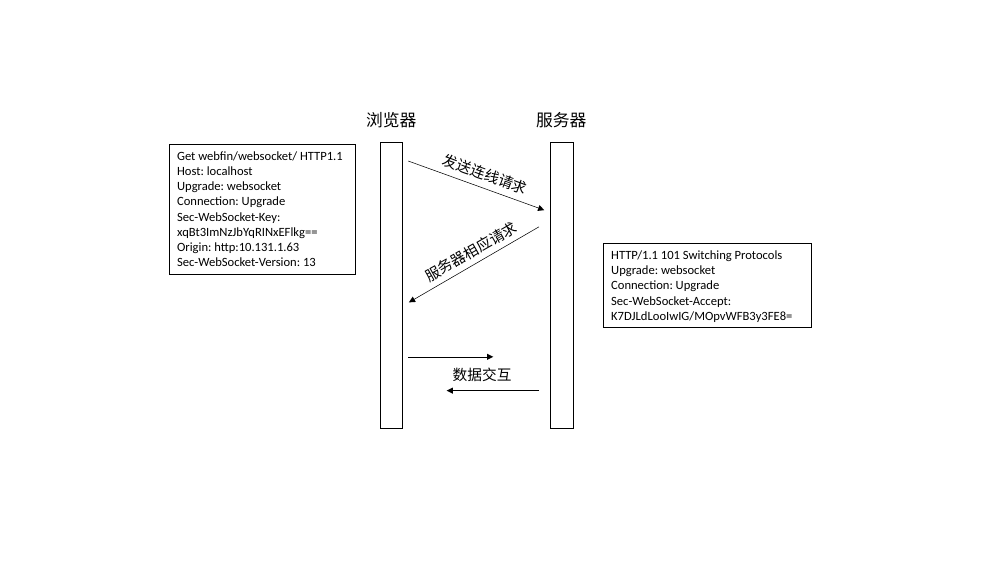
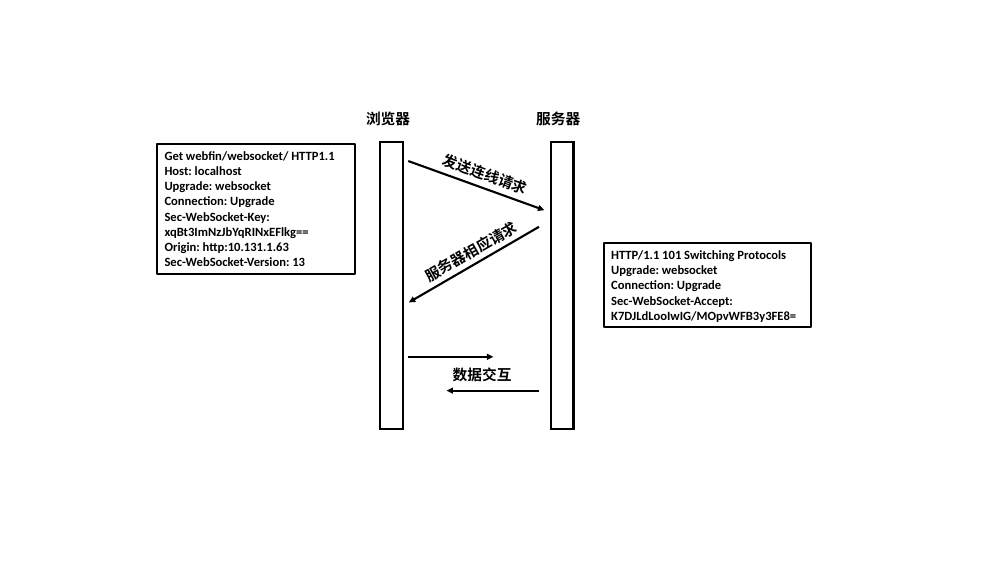
Before and after one commit to liuwu0225/Graduation-Thesis, a slide deck: slide 2 of 图/第二章-相关技术/第三章.pptx. Drawn at 1008x567 pixels with LibreOffice and Linux fonts; fonts in the diff are those of the drawing. Boxes give left, top, right and bottom in pixels: in the first picture for what was removed or moved away, otherwise in the second. Text is boxed around its words. In the diff, an @@ line names an element or a change of style, - is before the commit and + after.

```diff
--- a/图/第二章-相关技术/第三章.pptx
+++ b/图/第二章-相关技术/第三章.pptx
@@ text "浏览器" at [366, 109, 410, 128]: size 16 to 14 pt, bold on @@
@@ text "服务器" at [536, 109, 580, 128]: size 16 to 14 pt, bold on @@
@@ rectangle "Get webfin/websocket/ HTTP1.1" at [157, 144, 355, 274]: bold on; outline #000000 0.75 pt to #000000 2 pt @@
@@ rectangle "Get webfin/websocket/ HTTP1.1": place and size @@
-rectangle "Get webfin/websocket/ HTTP1.1" at [169, 144, 355, 274]
+rectangle "Get webfin/websocket/ HTTP1.1" at [157, 144, 355, 274]
@@ arrow (408, 161) - (544, 210): stroke #000000 0.5 pt to #000000 2 pt @@
@@ arrow (539, 227) - (409, 302): stroke #000000 0.5 pt to #000000 2 pt @@
@@ rectangle "HTTP/1.1 101 Switching Protocols Upgrade: ..." at [604, 243, 812, 327]: bold on; outline #000000 0.75 pt to #000000 2 pt @@
@@ bold on in 3 elements at [442, 153, 525, 193], [429, 238, 493, 286], [453, 367, 512, 382] @@
```
Also in this commit, not shown: 2 other slides changed, 21 other files.
